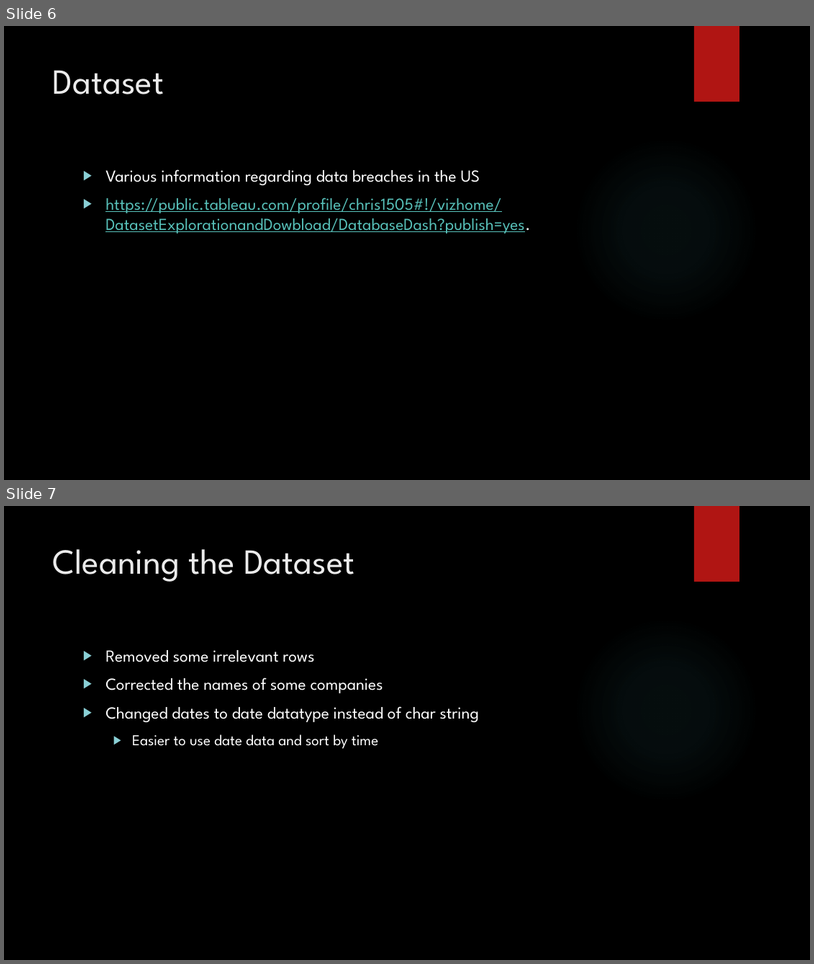
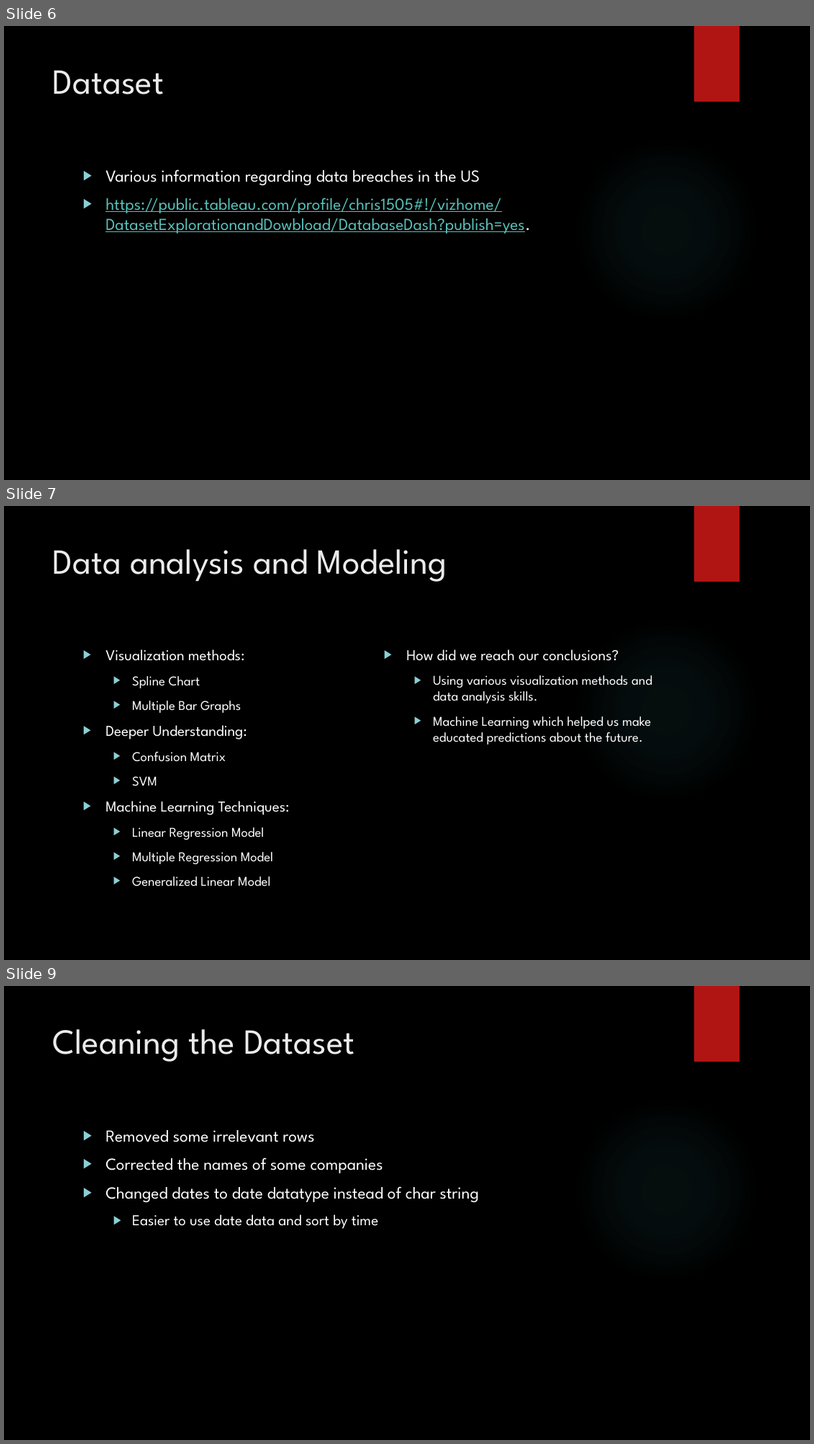
Before and after one commit to bigjohn80000/CIS435-Project, a slide deck: Final presentation_CIS435.pptx. Shown one above the other, each under a label of ours: slides 6 and 7 before the commit, slides 6, 7 and 9 after it; the slides between them are not shown. The pictures are 814x964 and 814x1444 pixels, drawn with LibreOffice and Linux fonts; fonts in the diff are those of the drawing; background and template pictures are left out. Boxes give left, top, right and bottom in pixels: in the first picture for what was removed or moved away, otherwise in the second. Text is boxed around its words. In the diff, an @@ line names an element or a change of style, - is before the commit and + after.

```diff
--- a/Final presentation_CIS435.pptx
+++ b/Final presentation_CIS435.pptx
@@ slide 7 added at (x1=4, y1=506, x2=810, y2=960), background picture (left out); not listed: 2 template elements that a slide beside it also shows @@
@@ title added at (x1=53, y1=549, x2=448, y2=582), 42 pt, text #EBEBEB @@
+Data analysis and Modeling
@@ text added at (x1=106, y1=649, x2=290, y2=886), 16 pt, text #FFFFFF @@
+▶ Visualization methods:
+  ▶ Spline Chart
+  ▶ Multiple Bar Graphs
+▶ Deeper Understanding:
+  ▶ Confusion Matrix
+  ▶ SVM
+▶ Machine Learning Techniques:
+  ▶ Linear Regression Model
+  ▶ Multiple Regression Model
+  ▶ Generalized Linear Model
@@ text added at (x1=406, y1=649, x2=653, y2=744), 16 pt, text #FFFFFF @@
+▶ How did we reach our conclusions?
+  ▶ Using various visualization methods and data analysis skills.
+  ▶ Machine Learning which helped us make educated predictions about the future.
@@ what was slide 7 is now slide 9 @@
```
Also in this commit, not shown: 3 other slides added.
